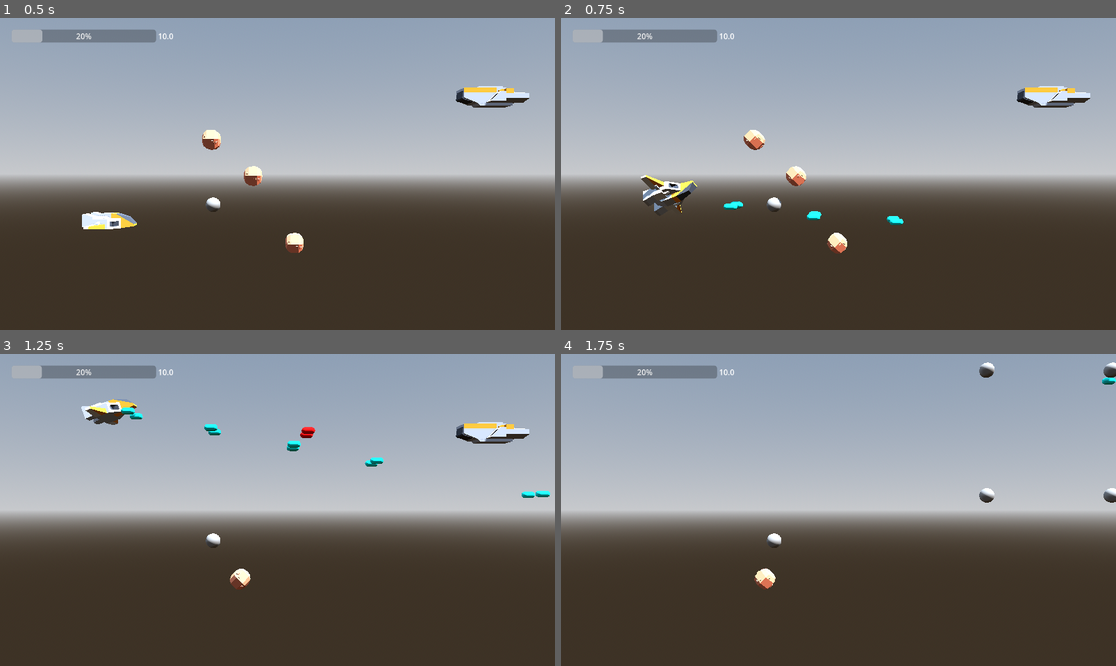
Above: before the commit, frames 1-4 (two rows, left to right).
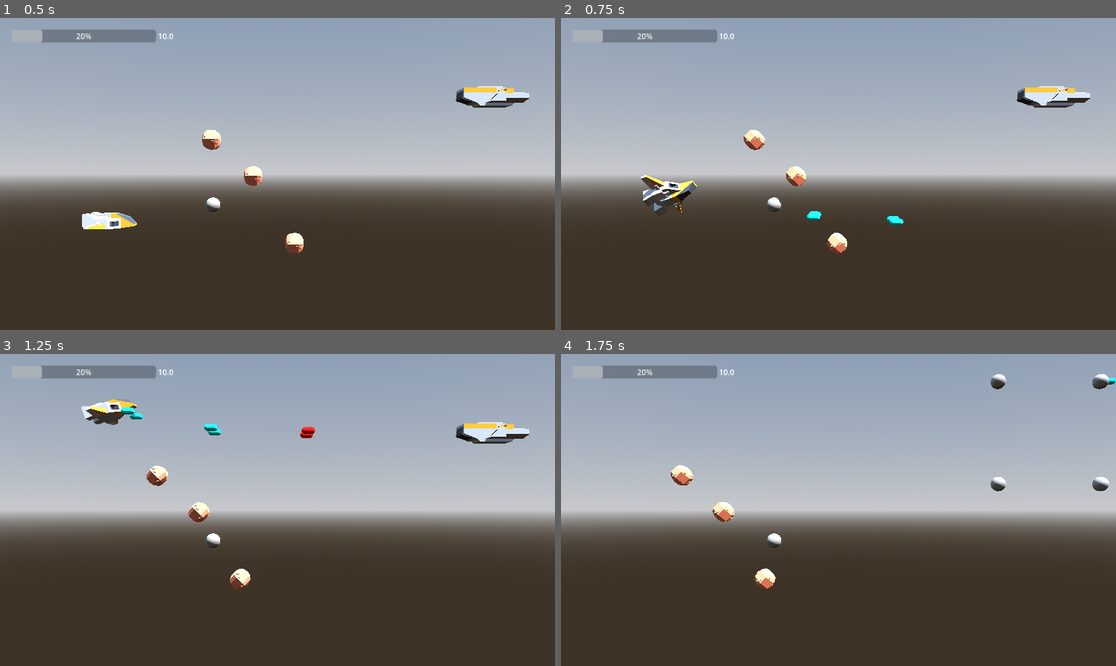
Above: after the commit, the same moments.

Repository: thomz2/smd-space-shooter
Game: Godot game, scene res://scenes/map/test_map.tscn
Two runs of this game, one before a commit and one after it. Both use one fixed random seed, a clock stepped at 60 frames per second and the inputs below.
Inputs:
- Up to frame 1 (0.5 s): no input
- Up to frame 2 (0.75 s): tap Enter at 0.5 s; hold Up (ui_up) from 0.53 s (still down); hold Z (shoot) from 0.53 s (still down); tap X (dodge) at 0.6 s
- Up to frame 3 (1.25 s): keep holding Up (ui_up); keep holding Z (shoot)
- Up to frame 4 (1.75 s): keep holding Up (ui_up); release Z (shoot) at 1.28 s; tap Z (shoot) at 1.35 s; tap X (dodge) at 1.55 s

Frame 1 is identical in both runs. In frame 2, less than 0.1% of the frame differs, in the area x 29-33%, y 58-62%; in frame 3, 0.6%; in frame 4, 1.2%, in the area x 19-100%, y 2-54%.

Commit message:
dodge and shoot nerf

Diff:
--- a/scenes/enemies/asteroid.tscn
+++ b/scenes/enemies/asteroid.tscn
@@ -15,7 +15,6 @@
 collision_mask = 0
 script = ExtResource("1_iamhl")
 max_health = 1.0
-health = 1.0
 
 [node name="CollisionShape3D" type="CollisionShape3D" parent="."]
 shape = SubResource("SphereShape3D_5f4vk")
--- a/scenes/player/player.gd
+++ b/scenes/player/player.gd
@@ -82,7 +82,7 @@
 	rotation_degrees.x = clamp(velocity.y * 2, -30, 30)
 
 	#if Input.is_action_just_pressed("shoot"):
-	if Input.is_action_pressed("shoot") and can_shoot:
+	if Input.is_action_pressed("shoot") and can_shoot and dodge_timer <= 0:
 		shoot_bullet()
 		can_shoot = false
 		$ShootTimer.start()
